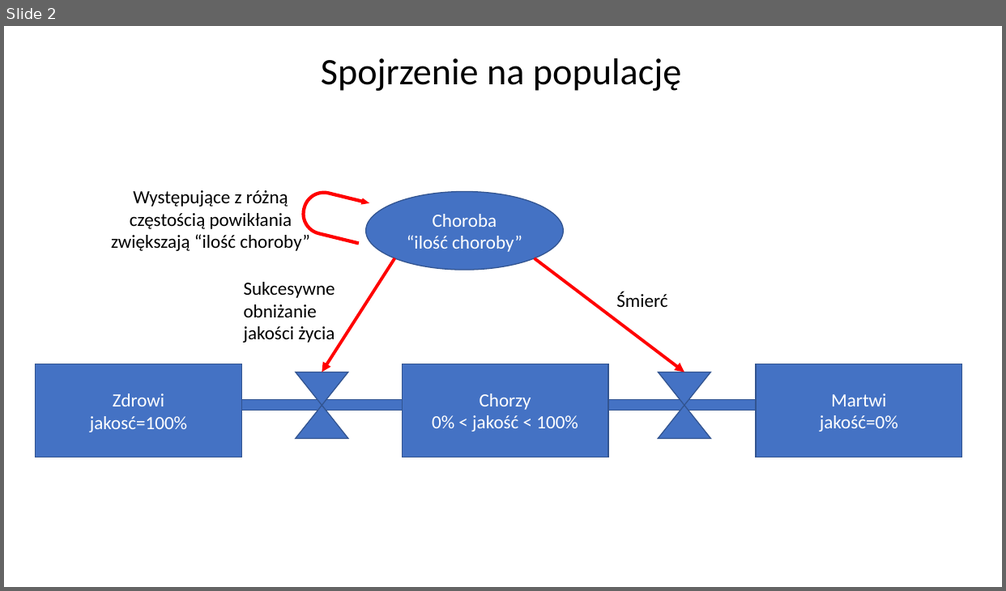
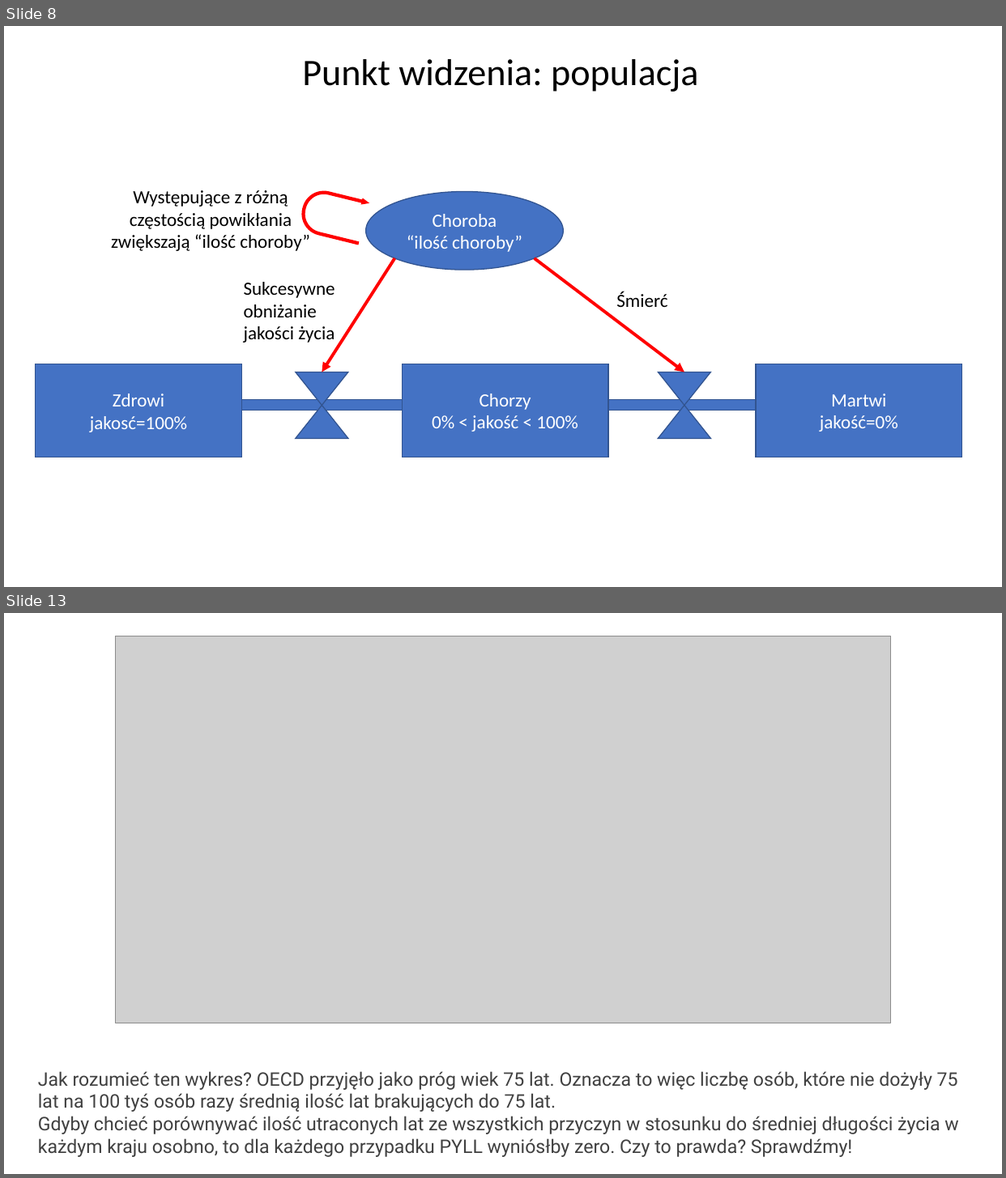
Before and after one commit to Jblew/medical-data-science, a slide deck: QALY i DALY ćwiczenia PL/QALY i DALY ćwiczenia PL diagramy.pptx. Shown one above the other, each under a label of ours: slide 2 before the commit, slides 8 and 13 after it; the slides between them are not shown. The pictures are 1006x591 and 1006x1178 pixels, drawn with LibreOffice and Linux fonts; fonts in the diff are those of the drawing; grey boxes stand for pictures. Boxes give left, top, right and bottom in pixels: in the first picture for what was removed or moved away, otherwise in the second. Text is boxed around its words. In the diff, an @@ line names an element or a change of style, - is before the commit and + after.

```diff
--- a/QALY i DALY ćwiczenia PL/QALY i DALY ćwiczenia PL diagramy.pptx
+++ b/QALY i DALY ćwiczenia PL/QALY i DALY ćwiczenia PL diagramy.pptx
@@ slide 13 added at (4, 613, 1002, 1174), background #FFFFFF @@
@@ picture added at (116, 636, 891, 1023) @@
@@ text added at (38, 1071, 958, 1157), 18 pt, text #404040 @@
+Jak rozumieć ten wykres? OECD przyjęło jako próg wiek 75 lat. Oznacza to więc liczbę osób, które nie dożyły 75 lat na 100 tyś osób razy średnią ilość lat brakujących do 75 lat.
+Gdyby chcieć porównywać ilość utraconych lat ze wszystkich przyczyn w stosunku do średniej długości życia w każdym kraju osobno, to dla każdego przypadku PYLL wyniósłby zero. Czy to prawda? Sprawdźmy!
@@ what was slide 2 is now slide 8 @@
@@ slide 8 changed as well @@
@@ text at (302, 59, 698, 92): text changed @@
-Spojrzenie na populację
+Punkt widzenia: populacja
```
Also in this commit, not shown: 3 other slides changed, 41 other slides added, 2 other files.
